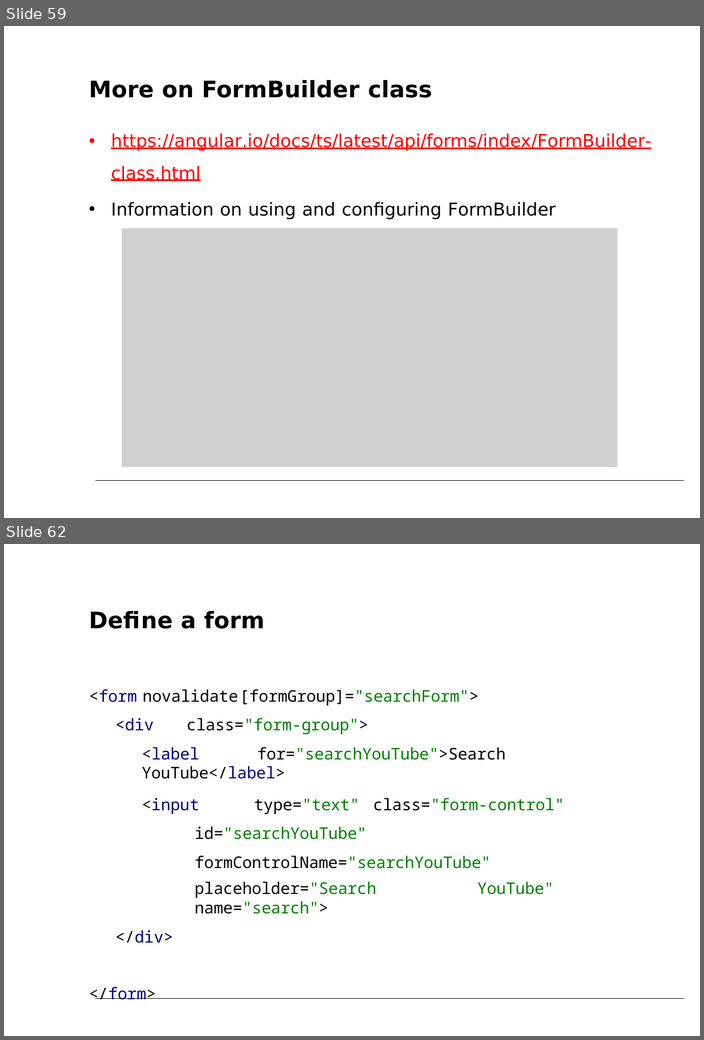
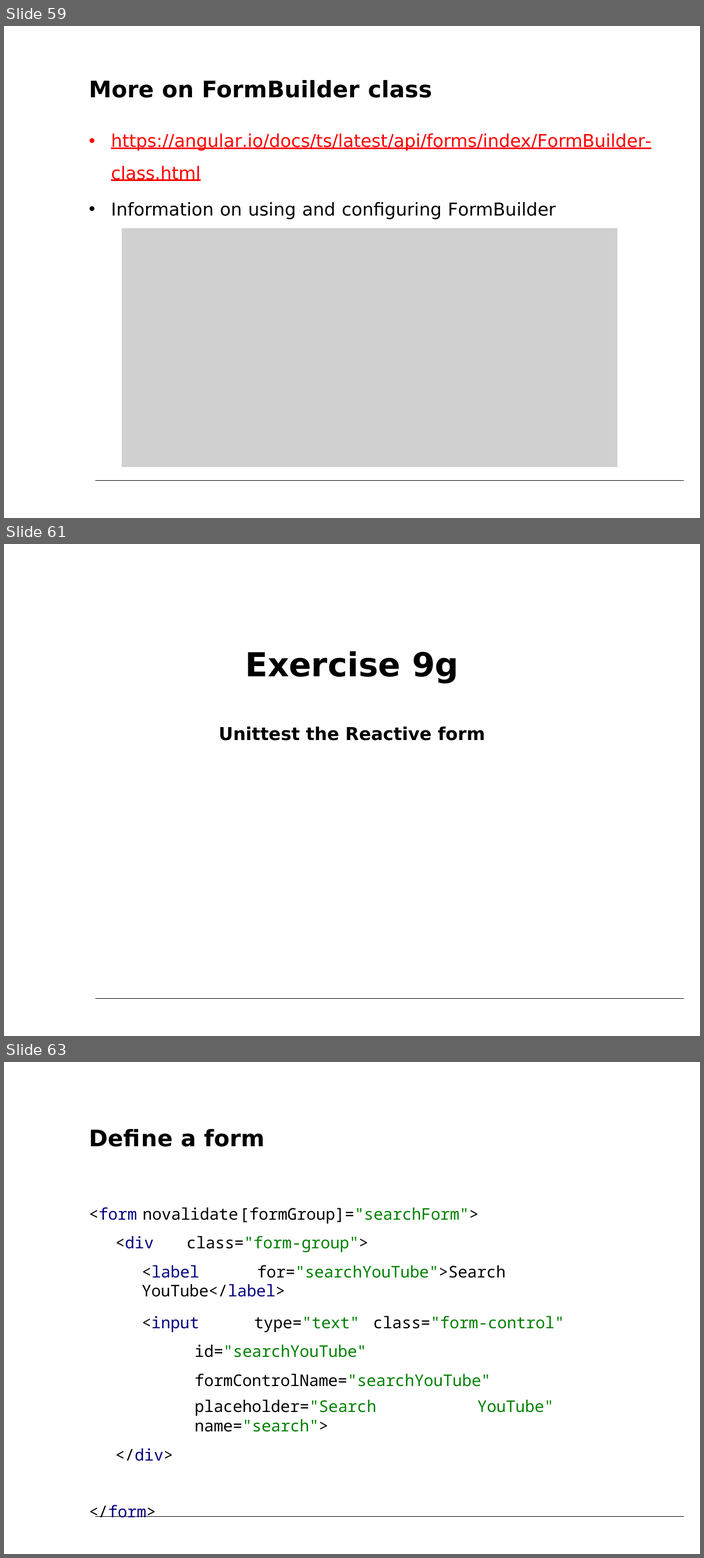
Before and after one commit to petereijgermans11/workshop-angular7, a slide deck: PPT/06- Angular Forms.pptx. Shown one above the other, each under a label of ours: slides 59 and 62 before the commit, slides 59, 61 and 63 after it; the slides between them are not shown. The pictures are 704x1040 and 704x1558 pixels, drawn with LibreOffice and Linux fonts; fonts in the diff are those of the drawing; grey boxes stand for pictures. Boxes give left, top, right and bottom in pixels: in the first picture for what was removed or moved away, otherwise in the second. Text is boxed around its words. In the diff, an @@ line names an element or a change of style, - is before the commit and + after.

Commit message:
added exercise

```diff
--- a/PPT/06- Angular Forms.pptx
+++ b/PPT/06- Angular Forms.pptx
@@ slide 61 added at bbox=[4, 544, 700, 1036], background #FFFFFF; not listed: 1 template element that a slide beside it also shows @@
@@ text added at bbox=[218, 651, 485, 741], 21.5 pt, text #000000, bold @@
+Exercise 9g
+Unittest the Reactive form
@@ what was slide 62 is now slide 63 @@
```
Also in this commit, not shown: 1 slide changed, 2 other slides added, 1 slide removed, 7 other files.
